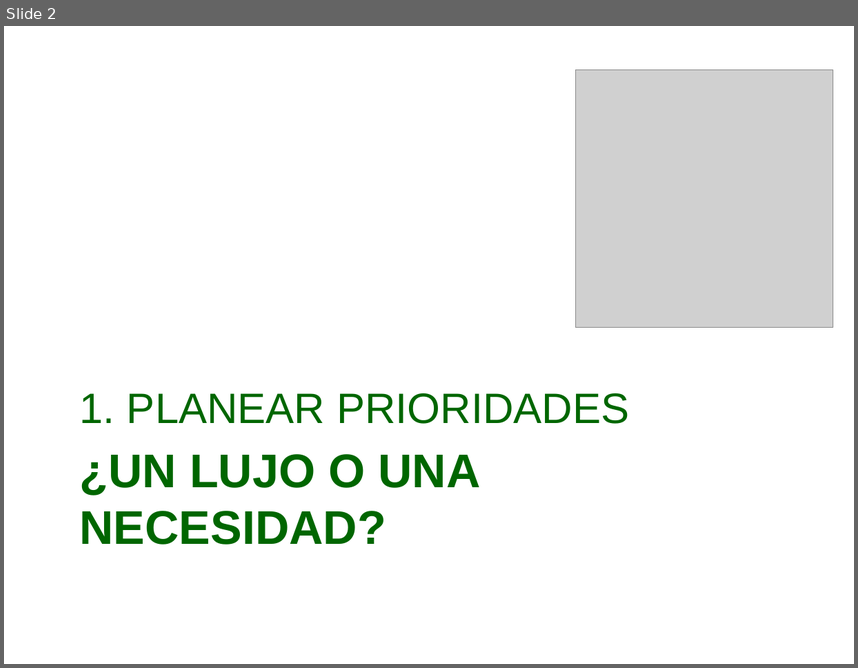
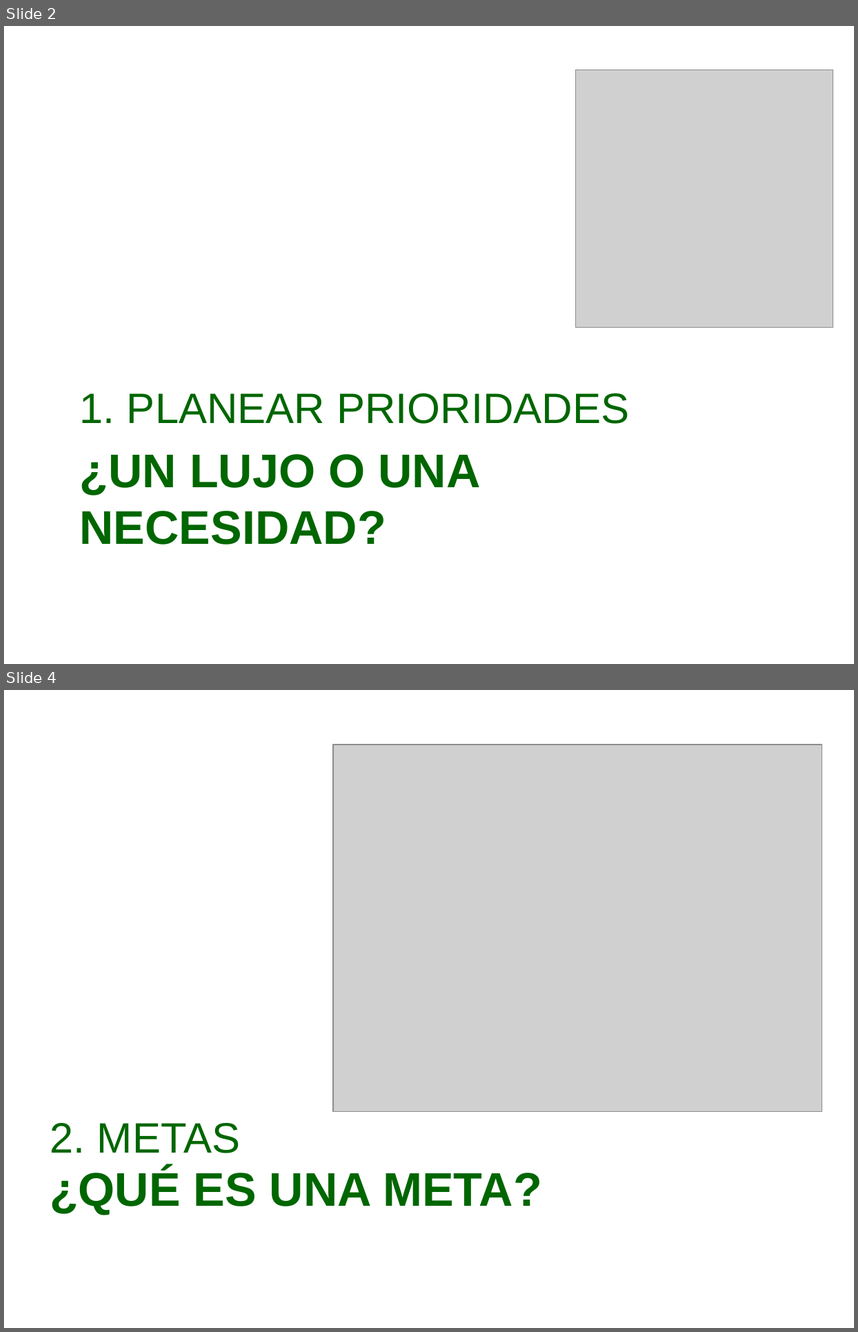
Before and after one commit to afols/iglesia, a slide deck: trunk/ iglesia --username adrianfols/Escuela Dominical/Iglecrecimiento/Mi_iglesia_puede_S2.ppt. Shown one above the other, each under a label of ours: slide 2 before the commit, slides 2 and 4 after it; the slides between them are not shown. The pictures are 858x668 and 858x1332 pixels, drawn with LibreOffice and Linux fonts; fonts in the diff are those of the drawing; grey boxes stand for pictures; background and template pictures are left out. Boxes give left, top, right and bottom in pixels: in the first picture for what was removed or moved away, otherwise in the second. Text is boxed around its words. In the diff, an @@ line names an element or a change of style, - is before the commit and + after.

```diff
--- a/trunk/ iglesia --username adrianfols/Escuela Dominical/Iglecrecimiento/Mi_iglesia_puede_S2.ppt
+++ b/trunk/ iglesia --username adrianfols/Escuela Dominical/Iglecrecimiento/Mi_iglesia_puede_S2.ppt
@@ slide 4 added at bbox=[4, 690, 854, 1328], background picture (left out) @@
@@ picture added at bbox=[333, 745, 822, 1111] @@
@@ text added at bbox=[50, 1123, 240, 1153], 36 pt, text #006600 @@
+2. METAS
@@ title added at bbox=[50, 1167, 542, 1214], 40 pt, text #006600, bold @@
+¿QUÉ ES UNA META?
```
Also in this commit, not shown: 4 other slides added, 1 slide removed.
